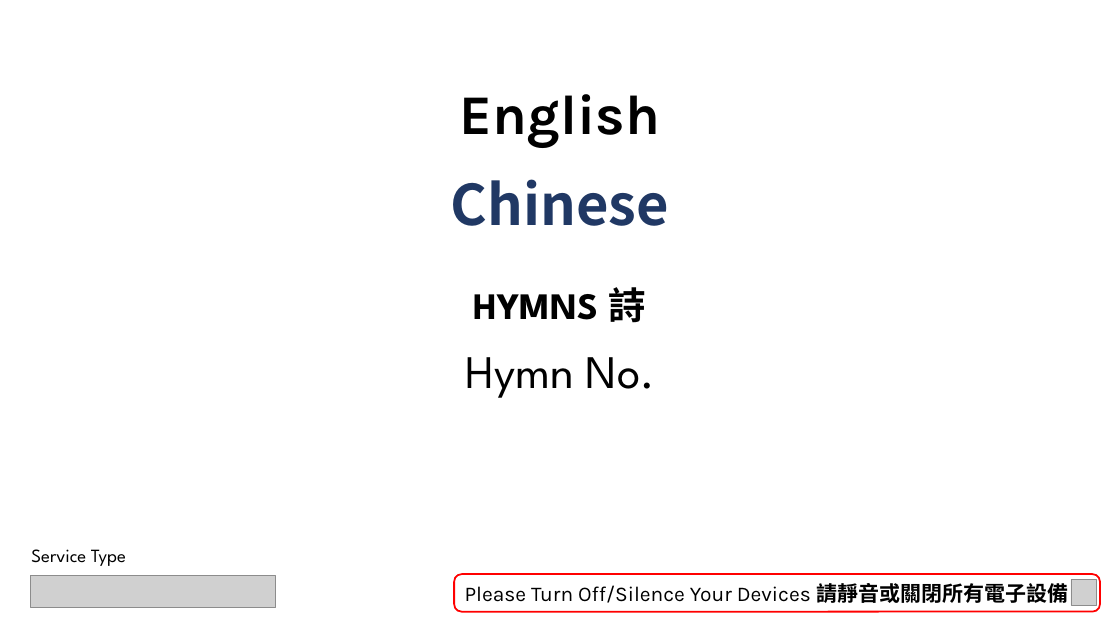
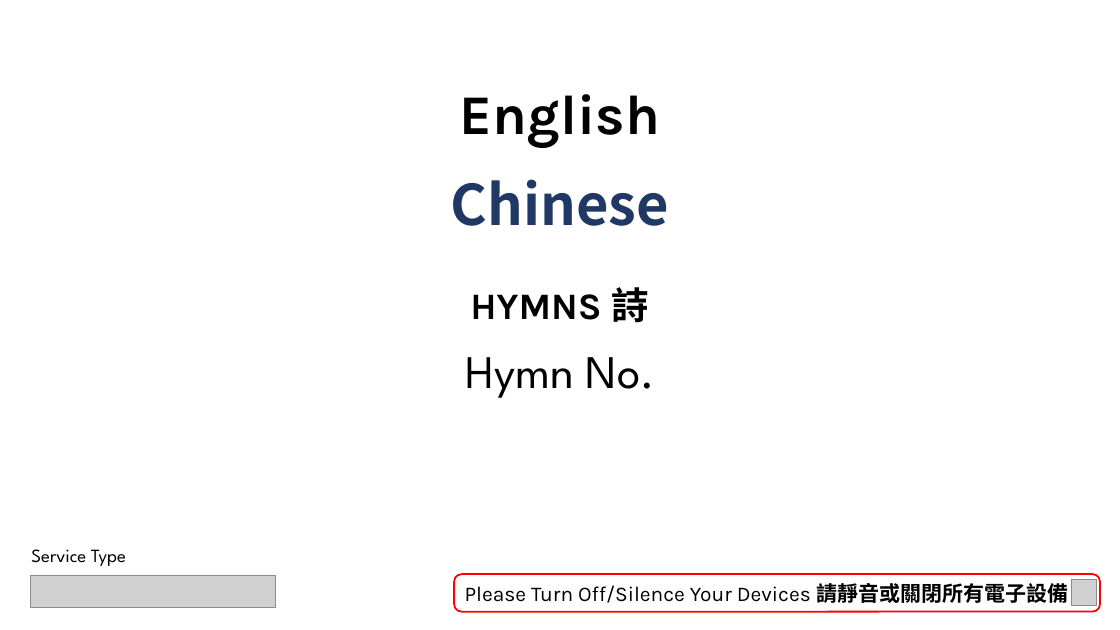
Before and after one commit to calebchanwy/tjc-powerpoint, a slide deck: slide 3 of TJCPowerPoint/bin/Debug/Files/ServiceWidescreen.pptx. Drawn at 1120x630 pixels with LibreOffice and Linux fonts; fonts in the diff are those of the drawing; grey boxes stand for pictures; background and template pictures are left out. Boxes give left, top, right and bottom in pixels: in the first picture for what was removed or moved away, otherwise in the second. Text is boxed around its words. In the diff, an @@ line names an element or a change of style, - is before the commit and + after.

```diff
--- a/TJCPowerPoint/bin/Debug/Files/ServiceWidescreen.pptx
+++ b/TJCPowerPoint/bin/Debug/Files/ServiceWidescreen.pptx
@@ text "HYMNS 詩" at bbox=[470, 287, 648, 323]: font League Spartan to Karla in "HYMNS"; font Noto Sans CJK TC to Karla in "詩" @@
```
Also in this commit, not shown: 2 other slides changed, 14 other files.
